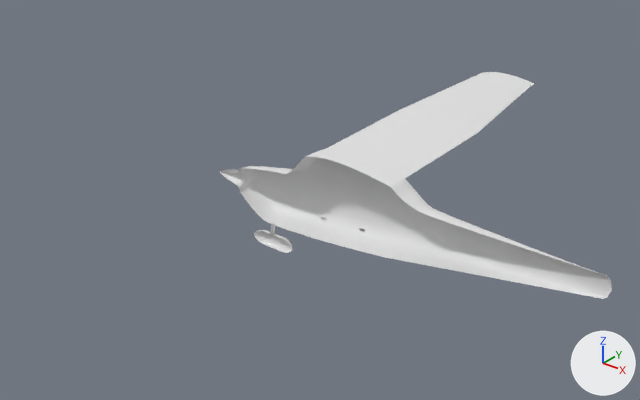
Before and after pictures for a commit that changed the Blender file c172/openfoam/models/blend/c172_tail_off_flaps_10.blend.
Rendered twice from a camera (50 mm lens) standing at (8.06, -10.23, 6.47) and looking at (0.25, -0.46, 0.42). The lights are fixed; the arrows at lower right show +X, +Y and +Z.

Names of what the first picture shows: 'C172', 'Flaps'.
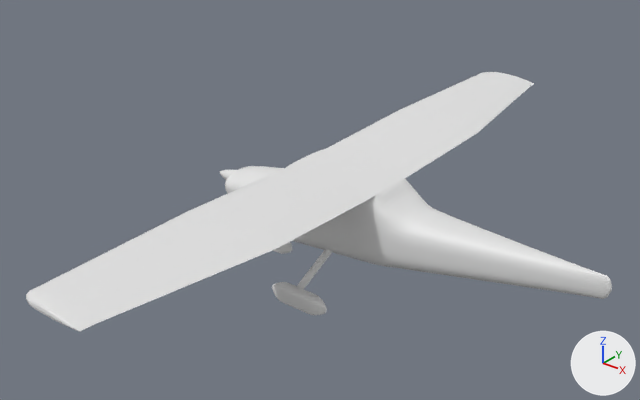
Changed parts and their boxes [x1, y1, x2, y2] in the pictures (640 x 400 px):
'C172', modifiers changed (49% wider, 14% taller)
    before: [220, 72, 612, 299]
    after: [26, 72, 612, 332]
'Flaps', modifiers changed (172% wider, 156% taller)
    before: [398, 127, 477, 174]
    after: [260, 127, 477, 249]

The change, as a diff of the scene's bpy script:
```diff
--- a/c172/openfoam/models/blend/c172_tail_off_flaps_10.blend.py
+++ b/c172/openfoam/models/blend/c172_tail_off_flaps_10.blend.py
@@ ob_flaps @@
 ob_flaps.location = (0.0, 0.0, 0.0)
+_m = ob_flaps.modifiers.new('Mirror', 'MIRROR')
+_m.use_axis = (False, True, False)
+_m.use_clip = True
@@ ob_c172 @@
 ob_c172.location = (0.0, 0.0, 0.0)
+_m = ob_c172.modifiers.new('Mirror', 'MIRROR')
+_m.use_axis = (False, True, False)
+_m.use_clip = True
```
